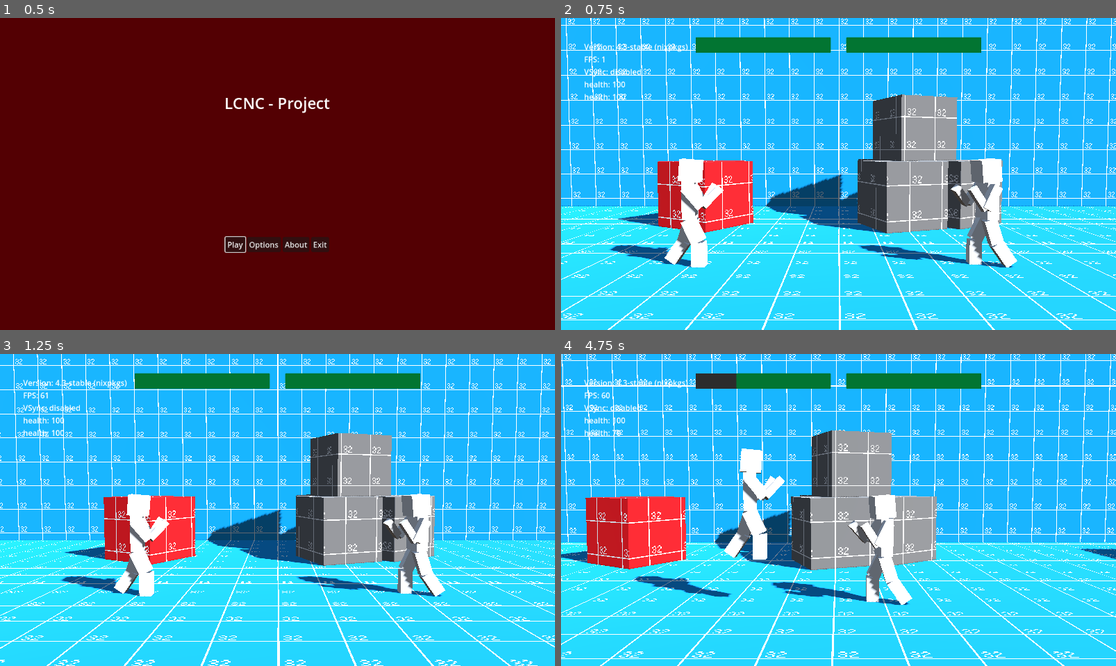
Above: before the commit, frames 1-4 (two rows, left to right).
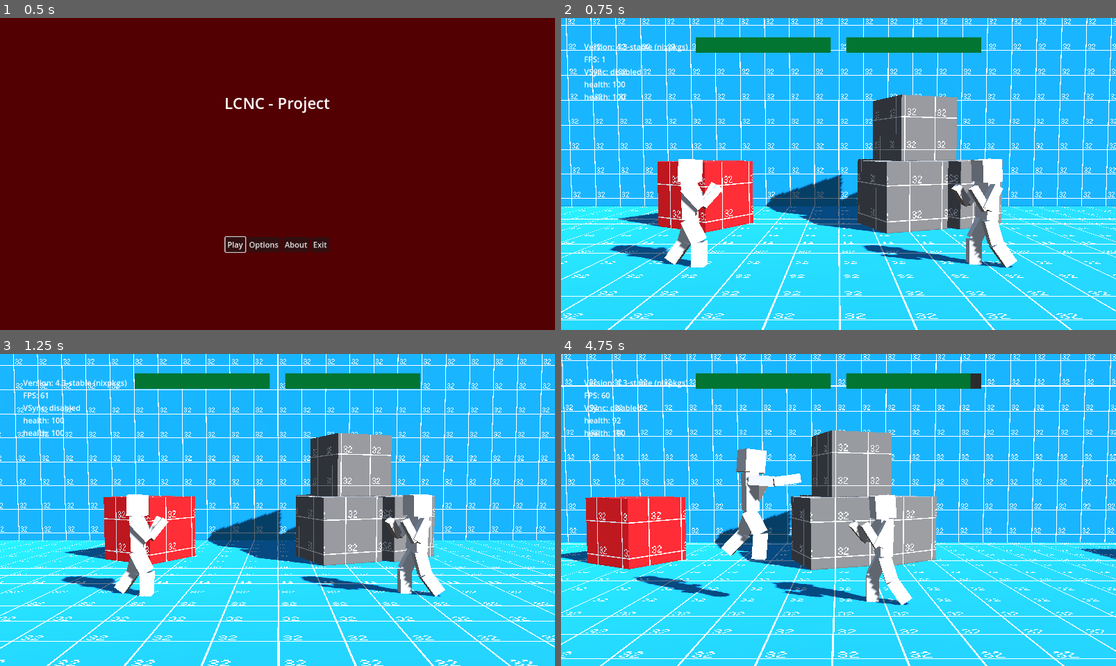
Above: after the commit, the same moments.

Repository: miklaskarjalainen/KioskKnockout
Game: Godot game, scene res://src/scenes/UI.tscn
Same seed, same stepped clock (60 frames per second), same inputs: the game is played once before the commit and once after it.
Inputs (mouse positions are in pixels of both pictures, inside the frame that each line leads up to):
- Up to frame 1 (0.5 s): no input
- Up to frame 2 (0.75 s): click "Play" at 0.5 s
- Up to frame 3 (1.25 s): no input
- Up to frame 4 (4.75 s): move the mouse to (960, 494) at 1.27 s; hold D (kb_right) 1.28-2 s; tap K (kb_normal_action) at 1.35, 2.85, 4.35 s; click (960, 494) at 1.42 s; tap Space (kb_jump) at 1.52, 4.52 s; drag from (727, 525) to (810, 572) at 2.02 s; move the mouse to (894, 441) at 2.77 s; hold D (kb_right) 2.78-3.5 s; drag from (810, 572) to (672, 463) at 3.52 s; move the mouse to (1005, 556) at 4.27 s; hold A (kb_left) from 4.28 s (still down)

Frame 1 is identical in both runs. In frame 2, 0.2% of the frame differs, in the area x 17-82%, y 44-80%; in frame 3, 0.4%; in frame 4, 1.5%, in the area x 9-76%, y 6-81%.
Error before the commit: Parse Error: Could not find type "ActionController" in the current scope. (res://src/actors/AnimationHandler.gd:14)

Commit message:
Add startup, active and recovery frames for attack.

Diff:
--- a/src/actors/ActionController.gd
+++ b/src/actors/ActionController.gd
@@ -1,6 +1,11 @@
 extends Node
+class_name ActionController
 
 const BASIC_PUNCH = preload("res://src/actors/Attacks/BasicPunch.tscn")
+
+## Action name should be the same as the Animation name
+signal action_started(action_name: String)
+signal action_ended()
 
 @onready var player: Player = get_parent()
 @export var anim_controller: AnimationController = null
@@ -8,8 +13,8 @@
 @onready var pos_rhand = Global.find_node_or_null(player, "pos_rhand")
 @onready var pos_lhand = Global.find_node_or_null(player, "pos_lhand")
 
+var _performing_action := false
 
-# Called when the node enters the scene tree for the first time.
 func _ready() -> void:
 	assert(anim_controller)
 	assert(player, "is null")
@@ -17,7 +22,22 @@
 	assert(pos_rhand, "is null")
 	assert(pos_lhand, "is null")
 
+	action_started.connect(func(_ac: String): _performing_action = true)
+	action_ended.connect(func(): _performing_action = false)
+
+
 func _physics_process(delta: float) -> void:
+	if _performing_action:
+		return
+
 	if Input.is_action_just_pressed(player.InputNormal):
-		anim_controller.play_action("punch")
-		pos_rhand.add_child(BASIC_PUNCH.instantiate())
+		var atk: AttackHurtbox = BASIC_PUNCH.instantiate()
+
+		Console.message("perform action: %s" % atk.play_anim)
+		action_started.emit(atk.play_anim)
+		atk.tree_exiting.connect(func():
+			action_ended.emit()
+		)
+
+		atk.add_exclude(player)
+		pos_rhand.add_child(atk)
--- a/src/actors/Attacks/Attack.gd
+++ b/src/actors/Attacks/Attack.gd
@@ -1,16 +1,73 @@
-extends Node3D
+extends Area3D
 class_name AttackHurtbox
 
 const HITBOX_MATERIAL: StandardMaterial3D = preload("res://assets/dev/dev_solid_red.tres")
 static var visible_hitboxes: bool = false
 
-@export_range(0, 100) var dmg: int = 0
-@export_range(0, 5.0, 0.1) var duration := 0.0
+@export_category("Frame Data")
+@export_range(0, 60) var startup  : int = 0 ## How many frames until the attack becomes active
+@export_range(0, 60) var active   : int = 0 ## How many frames the attack can do damage
+@export_range(0, 60) var recovery : int = 0 ## How many frames until the character can move. (After active frames)
+@export_range(0, 60) var hitstun  : int = 0 ## How many frames the target will be stun if hit
+@export_range(0, 60) var blockstun: int = 0 ## How many frames the target will be stun if blocked
+@export_category("Damage")
+@export_range(0, 100) var min_dmg: int = 0
+@export_range(0, 100) var max_dmg: int = 0
+@export var play_anim: String = "punch"
 
+var _existed: int = 0 # How many frames this attack has existed.
 var _excludes: Array[Node3D] = []
 
 func add_exclude(node: Node3D):
 	_excludes.push_back(node)
+
+func _ready():
+	_disable_hitbox()
+	body_entered.connect(_on_body_entered)
+
+func _physics_process(_delta: float) -> void:
+	_existed += 1
+
+	if _existed == startup:
+		_enable_hitbox()
+
+	var after_startup = _existed - startup
+	if after_startup == active:
+		_disable_hitbox()
+
+	var after_active = after_startup - active
+	if after_active == recovery:
+		queue_free()
+
+
+func _disable_hitbox():
+	for shape in get_children():
+		if not (shape is CollisionShape3D):
+			continue
+		(shape as CollisionShape3D).visible = false
+		(shape as CollisionShape3D).disabled = true
+
+func _enable_hitbox():
+	for shape in get_children():
+		if not (shape is CollisionShape3D):
+			continue
+		(shape as CollisionShape3D).visible = true
+		(shape as CollisionShape3D).disabled = false
+
+		# Add visible meshes
+		if AttackHurtbox.visible_hitboxes:
+			_create_mesh_for_collision_shape(shape)
+
+func _on_body_entered(body: Node3D):
+	if not (body is Player):
+		return
+	if _excludes.has(body):
+		return
+
+	_excludes.push_back(body)
+	var dmg: int = randi_range(min_dmg, max_dmg)
+	(body as Player).Health.damage(dmg)
+	Console.message("Did %s dmg to %s" % [dmg, body.name])
 
 func _create_mesh_for_collision_shape(shape: CollisionShape3D):
 	var mesh: Mesh = null
@@ -26,15 +83,3 @@
 	node.mesh = mesh
 	node.material = HITBOX_MATERIAL
 	shape.add_child.call_deferred(node)
-
-func _ready():
-	if AttackHurtbox.visible_hitboxes:
-		for shape in get_children():
-			_create_mesh_for_collision_shape(shape)
-
-	await get_tree().create_timer(duration).timeout
-	queue_free()
-
-func _physics_process(delta: float) -> void:
-	# TODO: do dmg
-	pass
--- a/src/actors/Attacks/BasicPunch.tscn
+++ b/src/actors/Attacks/BasicPunch.tscn
@@ -6,9 +6,14 @@
 size = Vector3(0.143555, 0.136719, 0.294922)
 
 [node name="BasicPunch" type="Area3D"]
+collision_layer = 0
+collision_mask = 2
 script = ExtResource("1_ms50o")
-dmg = 5
-duration = 0.5
+startup = 15
+active = 50
+recovery = 10
+min_dmg = 5
+max_dmg = 12
 
 [node name="CollisionShape3D" type="CollisionShape3D" parent="."]
 shape = SubResource("BoxShape3D_wuhdk")
--- a/src/actors/HealthComponent.gd
+++ b/src/actors/HealthComponent.gd
@@ -13,11 +13,6 @@
 
 # Prevents getting healed after dying.
 var _is_dead := false
-
-func _physics_process(delta: float) -> void:
-	if Input.is_action_just_pressed(get_parent().InputNormal):
-		damage(10)
-
 
 func damage(dmg: int):
 	if dmg == 0 or _is_dead:
--- a/src/actors/Player.tscn
+++ b/src/actors/Player.tscn
@@ -12,7 +12,7 @@
 [sub_resource type="CapsuleMesh" id="CapsuleMesh_4rug2"]
 
 [node name="Player" type="CharacterBody3D"]
-collision_layer = 0
+collision_layer = 2
 script = ExtResource("1_8625e")
 
 [node name="CollisionShape3D" type="CollisionShape3D" parent="."]
@@ -28,9 +28,10 @@
 script = ExtResource("3_t468b")
 anim_controller = NodePath("../AnimationHandler")
 
-[node name="AnimationHandler" type="Node" parent="." node_paths=PackedStringArray("anim")]
+[node name="AnimationHandler" type="Node" parent="." node_paths=PackedStringArray("anim", "actions")]
 script = ExtResource("2_bt2ar")
 anim = NodePath("../player_model/AnimationPlayer")
+actions = NodePath("../ActionController")
 
 [node name="PlayerController" type="Node" parent="." node_paths=PackedStringArray("player")]
 script = ExtResource("2_rcsg1")
